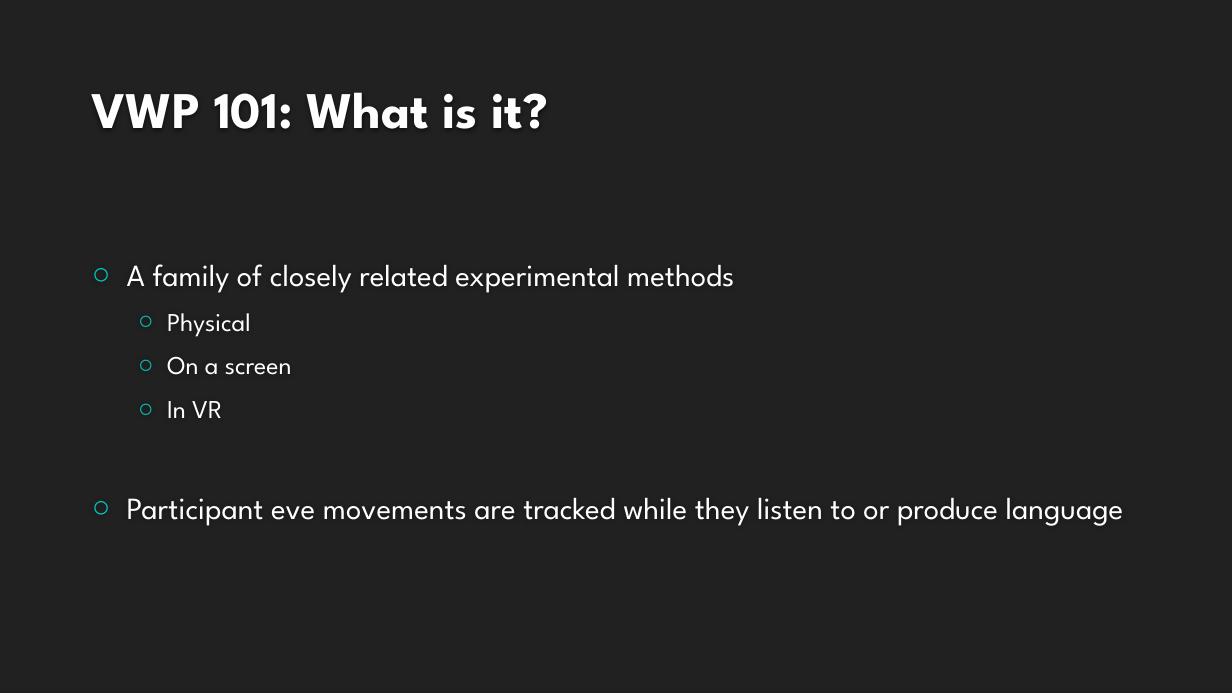
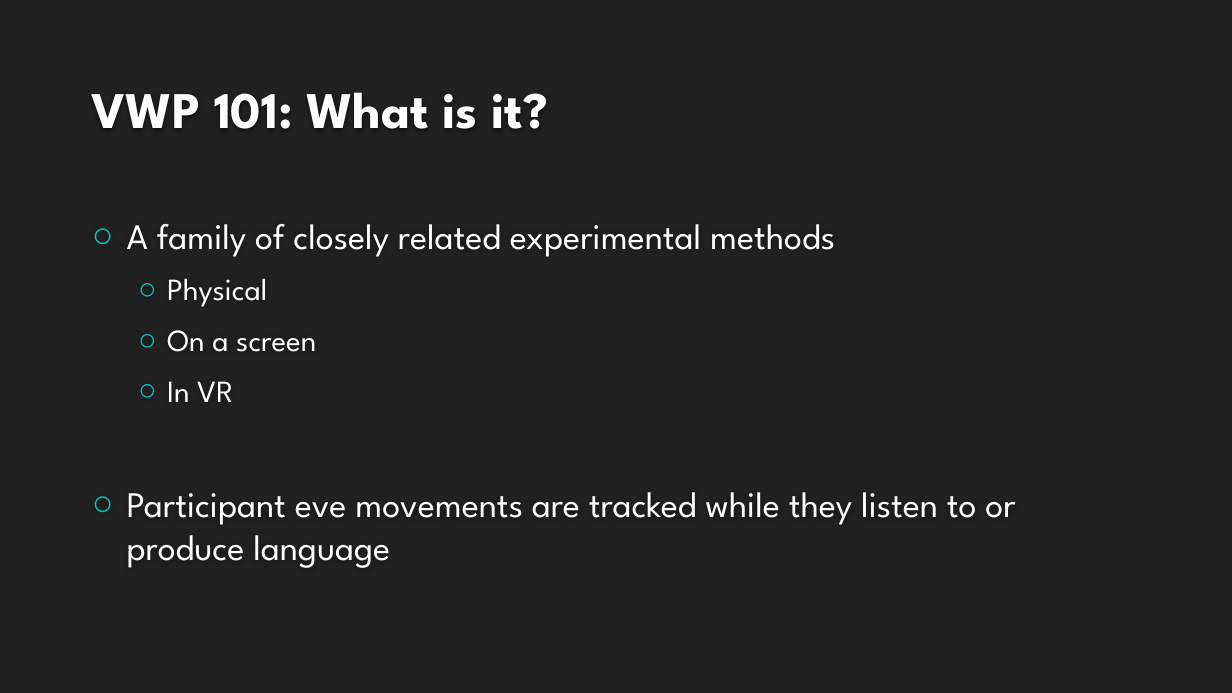
Before and after one commit to allisoct/ETLR23-24, a slide deck: slide 2 of slides/Day3.pptx. Drawn at 1232x693 pixels with LibreOffice and Linux fonts; fonts in the diff are those of the drawing; background and template pictures are left out. Boxes give left, top, right and bottom in pixels: in the first picture for what was removed or moved away, otherwise in the second. Text is boxed around its words. In the diff, an @@ line names an element or a change of style, - is before the commit and + after.

```diff
--- a/slides/Day3.pptx
+++ b/slides/Day3.pptx
@@ text "A family of closely related ..." at bbox=[127, 224, 1015, 568]: size 24 to 28 pt in "A family of closely related experimental methods", "Participant eve movements are tracked while they ..."; size 20 to 24 pt in "Physical", "On a screen", "In VR" @@
```
Also in this commit, not shown: 5 other slides changed, 4 slides added.
